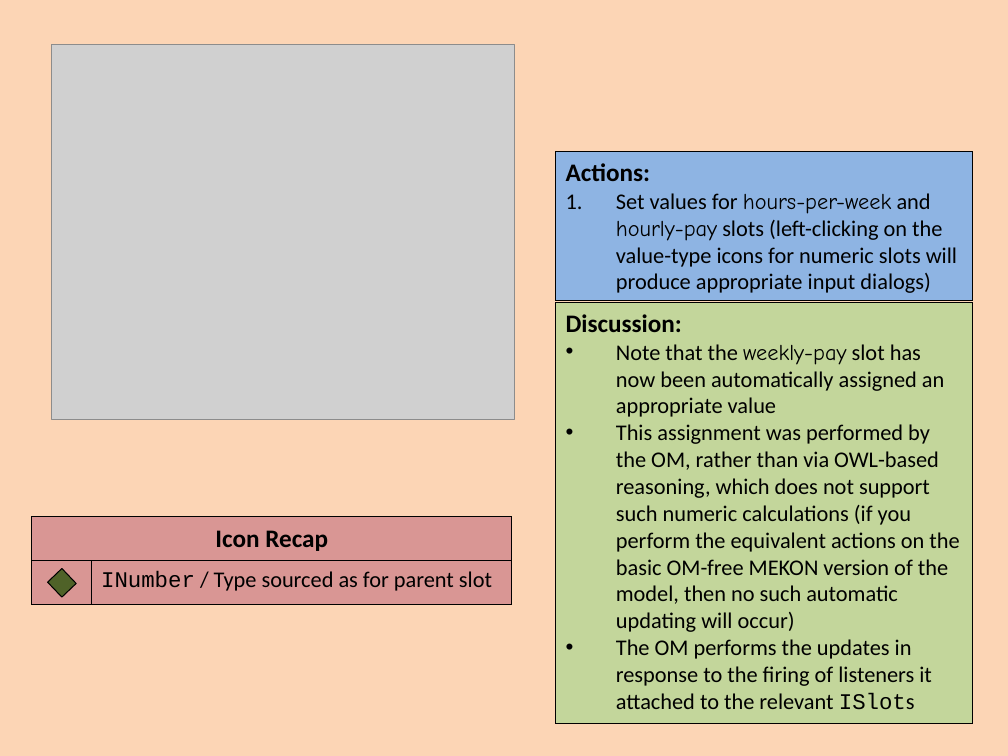
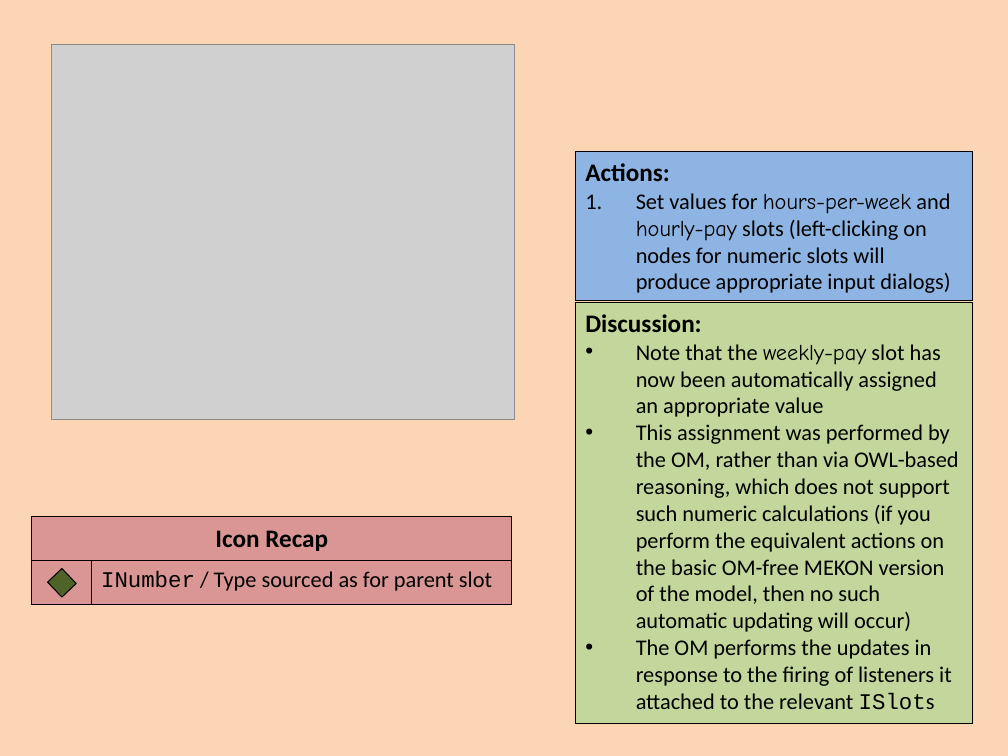
Before and after one commit to colin-puleston/mekon-hobo, a slide deck: slide 38 of docs/MEKON-HOBO Introductory Tutorial.pptx. Drawn at 1008x756 pixels with LibreOffice and Linux fonts; fonts in the diff are those of the drawing; grey boxes stand for pictures. Boxes give left, top, right and bottom in pixels: in the first picture for what was removed or moved away, otherwise in the second. Text is boxed around its words. In the diff, an @@ line names an element or a change of style, - is before the commit and + after.

```diff
--- a/docs/MEKON-HOBO Introductory Tutorial.pptx
+++ b/docs/MEKON-HOBO Introductory Tutorial.pptx
@@ rectangle "Actions:": place and size @@
-rectangle "Actions:" at [555,152,972,301]
+rectangle "Actions:" at [576,152,973,301]
@@ text in rectangle at [636,193,950,293]: text changed @@
-1. Set values for hours-per-week and hourly-pay slots (left-clicking on the value-type icons for numeric slots will produce appropriate input dialogs)
+1. Set values for hours-per-week and hourly-pay slots (left-clicking on nodes for numeric slots will produce appropriate input dialogs)
@@ rectangle "Discussion:": place and size @@
-rectangle "Discussion:" at [555,302,972,723]
+rectangle "Discussion:" at [576,302,973,723]
```
Also in this commit, not shown: 13 other slides changed.
